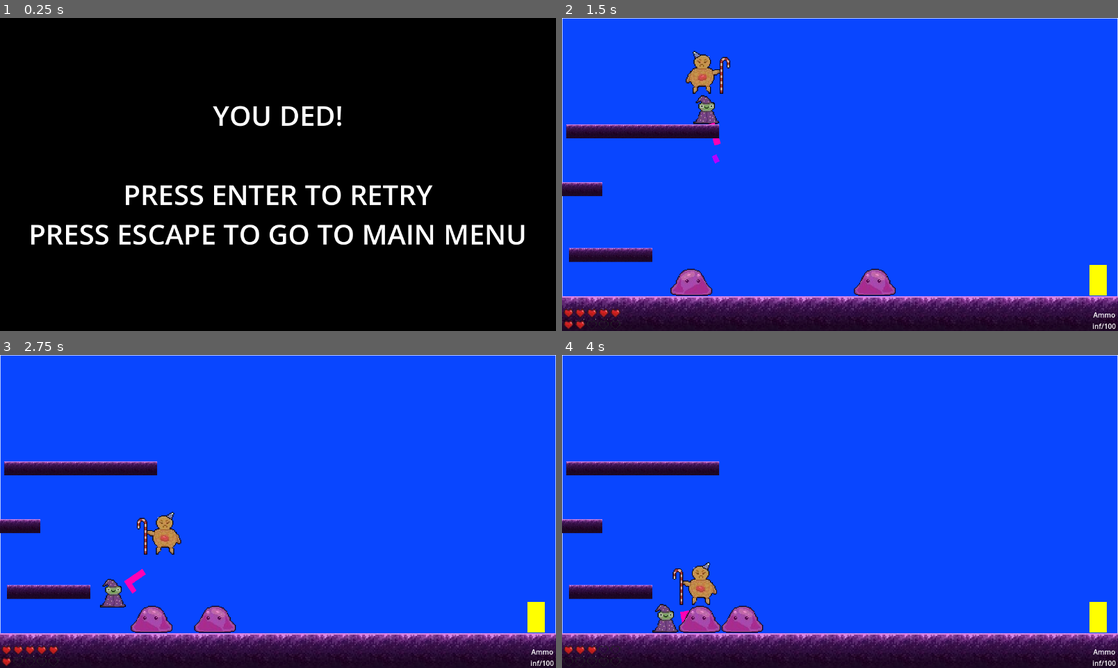
Above: before the commit, frames 1-4 (two rows, left to right).
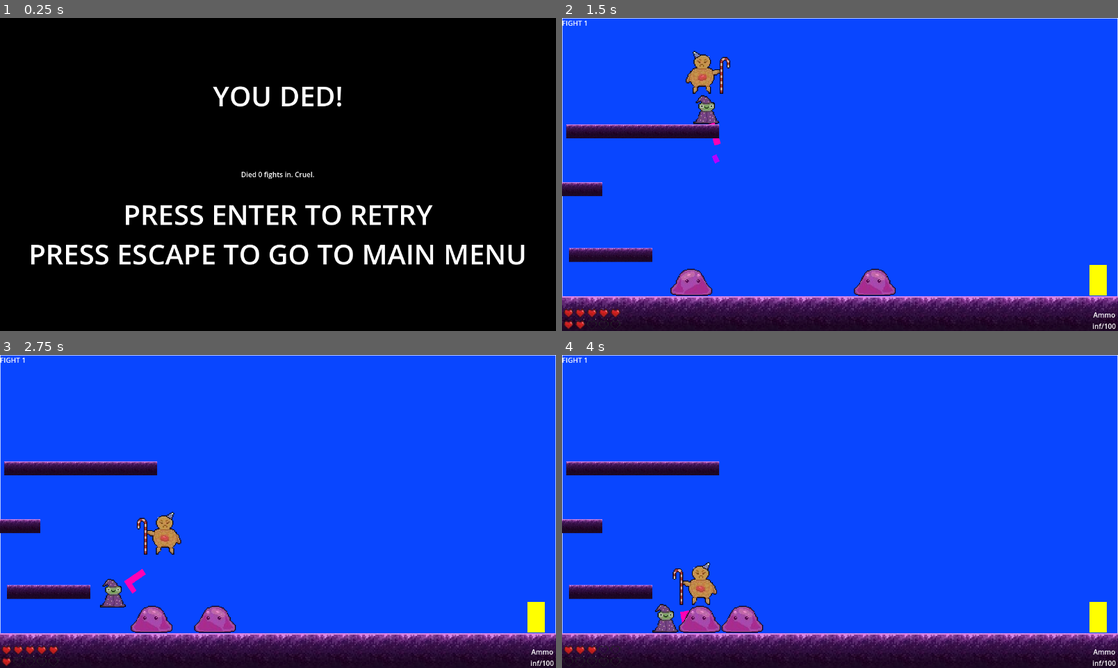
Above: after the commit, the same moments.

Repository: Razboinicul/BounceBack
Game: Godot game, scene res://ASSETS/YOULOSE.tscn
The game is run twice, just before and just after one commit, with the same random seed, the same clock (stepped at 60 frames per second) and the same inputs. This scene is started directly instead of the project's main scene.
Inputs (mouse positions are in pixels of both pictures, inside the frame that each line leads up to):
- Up to frame 1 (0.25 s): no input
- Up to frame 2 (1.5 s): tap Enter (ui_accept) at 0.5 s; move the mouse to (962, 158) at 0.52 s; hold Enter (ui_accept) 0.53-1.28 s; hold Right (right) from 0.53 s (still down); tap Space (jump) at 0.77 s; move the mouse to (728, 190) at 1.27 s; tap S (shoot) at 1.35 s
- Up to frame 3 (2.75 s): tap Space (jump) at 1.52 s; tap Enter (ui_accept) at 1.55, 2.3 s; move the mouse to (333, 442) at 2.02 s; release Right (right) at 2.03 s; hold A (left) from 2.03 s (still down); hold Q (stop) from 2.03 s (still down)
- Up to frame 4 (4 s): move the mouse to (812, 574) at 2.77 s; release A (left) at 2.78 s; release Q (stop) at 2.78 s; hold Right (right) from 2.78 s (still down); tap Enter (ui_accept) at 2.85 s; tap Space (jump) at 3.02, 3.77 s; move the mouse to (1006, 558) at 3.52 s; hold Enter (ui_accept) from 3.53 s (still down)

The runs differ from the first frame. In frame 1, 9.1% of the frame differs, in the area x 5-95%, y 21-79%; in frame 2, less than 0.1%; in frame 3, less than 0.1%; in frame 4, less than 0.1%.

Commit message:
1.0

Diff:
--- /dev/null
+++ b/bounce-fight/ASSETS/INTRO.tscn
@@ -0,0 +1,73 @@
+[gd_scene format=3 uid="uid://cumomycfr081r"]
+
+[ext_resource type="Script" uid="uid://brh3lngf7wkhv" path="res://ASSETS/intro.gd" id="1_cnbas"]
+
+[sub_resource type="LabelSettings" id="LabelSettings_fh7p3"]
+font_size = 64
+
+[sub_resource type="LabelSettings" id="LabelSettings_4uwfi"]
+font_size = 48
+
+[node name="Intro" type="Control" unique_id=1681253522]
+layout_mode = 3
+anchors_preset = 15
+anchor_right = 1.0
+anchor_bottom = 1.0
+grow_horizontal = 2
+grow_vertical = 2
+script = ExtResource("1_cnbas")
+
+[node name="ColorRect" type="ColorRect" parent="." unique_id=1206947138]
+layout_mode = 0
+offset_right = 1280.0
+offset_bottom = 720.0
+color = Color(0, 0, 0, 1)
+
+[node name="ONE" type="Control" parent="." unique_id=134657806]
+layout_mode = 1
+anchors_preset = 15
+anchor_right = 1.0
+anchor_bottom = 1.0
+grow_horizontal = 2
+grow_vertical = 2
+
+[node name="Label" type="Label" parent="ONE" unique_id=2073783085]
+layout_mode = 1
+anchors_preset = 15
+anchor_right = 1.0
+anchor_bottom = 1.0
+grow_horizontal = 2
+grow_vertical = 2
+text = "you aren't ready
+you are not even close to being ready
+
+press ENTER"
+label_settings = SubResource("LabelSettings_fh7p3")
+horizontal_alignment = 1
+vertical_alignment = 1
+
+[node name="TWO" type="Control" parent="." unique_id=342093236]
+visible = false
+layout_mode = 1
+anchors_preset = 15
+anchor_right = 1.0
+anchor_bottom = 1.0
+grow_horizontal = 2
+grow_vertical = 2
+
+[node name="Label" type="Label" parent="TWO" unique_id=1644503235]
+layout_mode = 1
+anchors_preset = 15
+anchor_right = 1.0
+anchor_bottom = 1.0
+grow_horizontal = 2
+grow_vertical = 2
+text = "you are never ready for a war you will never win"
+label_settings = SubResource("LabelSettings_4uwfi")
+horizontal_alignment = 1
+vertical_alignment = 1
+
+[node name="Timer" type="Timer" parent="." unique_id=939794889]
+wait_time = 0.8
+
+[connection signal="timeout" from="Timer" to="." method="_on_timer_timeout"]
--- a/bounce-fight/ASSETS/YOULOSE.tscn
+++ b/bounce-fight/ASSETS/YOULOSE.tscn
@@ -29,8 +29,20 @@
 grow_vertical = 2
 text = "YOU DED!
 
+
 PRESS ENTER TO RETRY
 PRESS ESCAPE TO GO TO MAIN MENU"
 label_settings = SubResource("LabelSettings_fh7p3")
 horizontal_alignment = 1
 vertical_alignment = 1
+
+[node name="Label2" type="Label" parent="." unique_id=81153707]
+layout_mode = 1
+anchors_preset = 15
+anchor_right = 1.0
+anchor_bottom = 1.0
+grow_horizontal = 2
+grow_vertical = 2
+text = "Died 0 fights in. Cruel."
+horizontal_alignment = 1
+vertical_alignment = 1
--- /dev/null
+++ b/bounce-fight/ASSETS/intro.gd
@@ -0,0 +1,8 @@
+extends Control
+
+func _input(event: InputEvent) -> void:
+	if event.is_action_pressed("ui_accept"):
+		$ONE.hide();$TWO.show();$Timer.start()
+
+func _on_timer_timeout() -> void:
+	get_tree().change_scene_to_file("res://gen_level.tscn")
--- a/bounce-fight/ASSETS/youlose.gd
+++ b/bounce-fight/ASSETS/youlose.gd
@@ -2,8 +2,11 @@
 
 @export var lvl: String = "res://gen_level.tscn"
 
+func _ready() -> void:
+	$Label2.text = "Died "+str(Global.lvl)+" fights in. Cruel."
+
 func _input(event: InputEvent) -> void:
 	if event.is_action_pressed("ui_accept"):
 		get_tree().change_scene_to_file(lvl)
-	if event.is_action_pressed("back"):
+	if event.is_action_pressed("ui_cancel"):
 		get_tree().change_scene_to_file("res://MainMenu.tscn") #DONE TODO ADD MAINMENU
--- a/bounce-fight/Global.gd
+++ b/bounce-fight/Global.gd
@@ -3,3 +3,4 @@
 var phealth = 100
 var lvl = 0
 var lines = []
+var did_tutorial = false
--- a/bounce-fight/HUD.tscn
+++ b/bounce-fight/HUD.tscn
@@ -42,3 +42,11 @@
 text = "Ammo
 000/000"
 horizontal_alignment = 1
+
+[node name="Label" type="Label" parent="." unique_id=1379106871]
+layout_mode = 0
+offset_right = 40.0
+offset_bottom = 23.0
+text = "FIGHT 0"
+horizontal_alignment = 1
+vertical_alignment = 1
--- a/bounce-fight/MainMenu.tscn
+++ b/bounce-fight/MainMenu.tscn
@@ -13,6 +13,9 @@
 
 [sub_resource type="LabelSettings" id="LabelSettings_loyi6"]
 font_size = 32
+
+[sub_resource type="LabelSettings" id="LabelSettings_vlgea"]
+font_color = Color(0.28118682, 0.28118688, 0.28118682, 1)
 
 [node name="MainMenu" type="Control" unique_id=730792384]
 layout_mode = 3
@@ -121,5 +124,16 @@
 scale = Vector2(2, 2)
 texture = ExtResource("4_iwfq2")
 
+[node name="WHY" type="Label" parent="." unique_id=1217531943]
+visible = false
+layout_mode = 0
+offset_left = 60.0
+offset_top = 460.0
+offset_right = 100.0
+offset_bottom = 483.0
+text = "if I'm not your daughter, you're not my mother.
+decide."
+label_settings = SubResource("LabelSettings_vlgea")
+
 [node name="Node2D" type="Node2D" parent="." unique_id=759882313]
 position = Vector2(210, 385)
--- a/bounce-fight/gen_level.gd
+++ b/bounce-fight/gen_level.gd
@@ -64,6 +64,7 @@
 
 func _ready() -> void:
 	Global.lvl += 1
+	$Hud.update_ui(Global.phealth, 0)
 	$Player.health = Global.phealth
 	$Player.global_position = s3_gen+Vector2(50, 50)
 	gen_s1();gen_s2();gen_s3();gen_monst()
--- a/bounce-fight/hud.gd
+++ b/bounce-fight/hud.gd
@@ -1,6 +1,6 @@
 extends Control
 
-func update_ui(health: int, ammo: int):
-	#$Health.value = health
+func update_ui(health: int, _ammo: int):
+	$Label.text = "FIGHT "+str(Global.lvl)
 	$HealthBar.update_health(health)
 	$AmmoLabel.text = "Ammo\n"+"inf/100"#str(ammo)+"/100"
--- a/bounce-fight/main_menu.gd
+++ b/bounce-fight/main_menu.gd
@@ -2,6 +2,7 @@
 
 var sel_button = 0
 var margins
+var first_press = true
 
 func _ready() -> void:
 	margins = [Vector2($VBoxContainer/Label.global_position.x, $VBoxContainer/Label.global_position.y),
@@ -12,8 +13,14 @@
 		sel_button = 1 if sel_button==0 else 0
 		print(sel_button)
 	if event.is_action_pressed("ui_accept"):
-		if sel_button == 0: get_tree().change_scene_to_file("res://tutorials/Tutorial1.tscn")
+		if sel_button == 0:
+			Global.phealth=100;Global.lvl = 0
+			if not Global.did_tutorial: get_tree().change_scene_to_file("res://tutorials/Tutorial1.tscn")
+			else: get_tree().change_scene_to_file("res://tutorials/Tutorial1.tscn")
 		if sel_button == 1:
+			if Global.lines != [] && first_press:
+				$WHY.show()
+			first_press = false
 			var label = $VBoxContainer/Label
 			var pos = label.global_position - global_position
 			var w = label.size.x
--- a/bounce-fight/project.godot
+++ b/bounce-fight/project.godot
@@ -11,7 +11,7 @@
 [application]
 
 config/name="BounceFight"
-run/main_scene="uid://h64cvf02mp3n"
+run/main_scene="uid://fkqhoyta5v1n"
 config/features=PackedStringArray("4.7", "Mobile")
 config/icon="res://icon.svg"
 
--- a/bounce-fight/tutorials/t_2_main.gd
+++ b/bounce-fight/tutorials/t_2_main.gd
@@ -5,4 +5,4 @@
 	$Hud.update_ui($Player.health, $Player/G/Gun.total_bullets)
 
 func _on_exit_player_exit() -> void:
-	get_tree().quit()
+	get_tree().change_scene_to_file("res://ASSETS/INTRO.tscn")
Not shown, added: bounce-fight/ASSETS/intro.gd.uid
